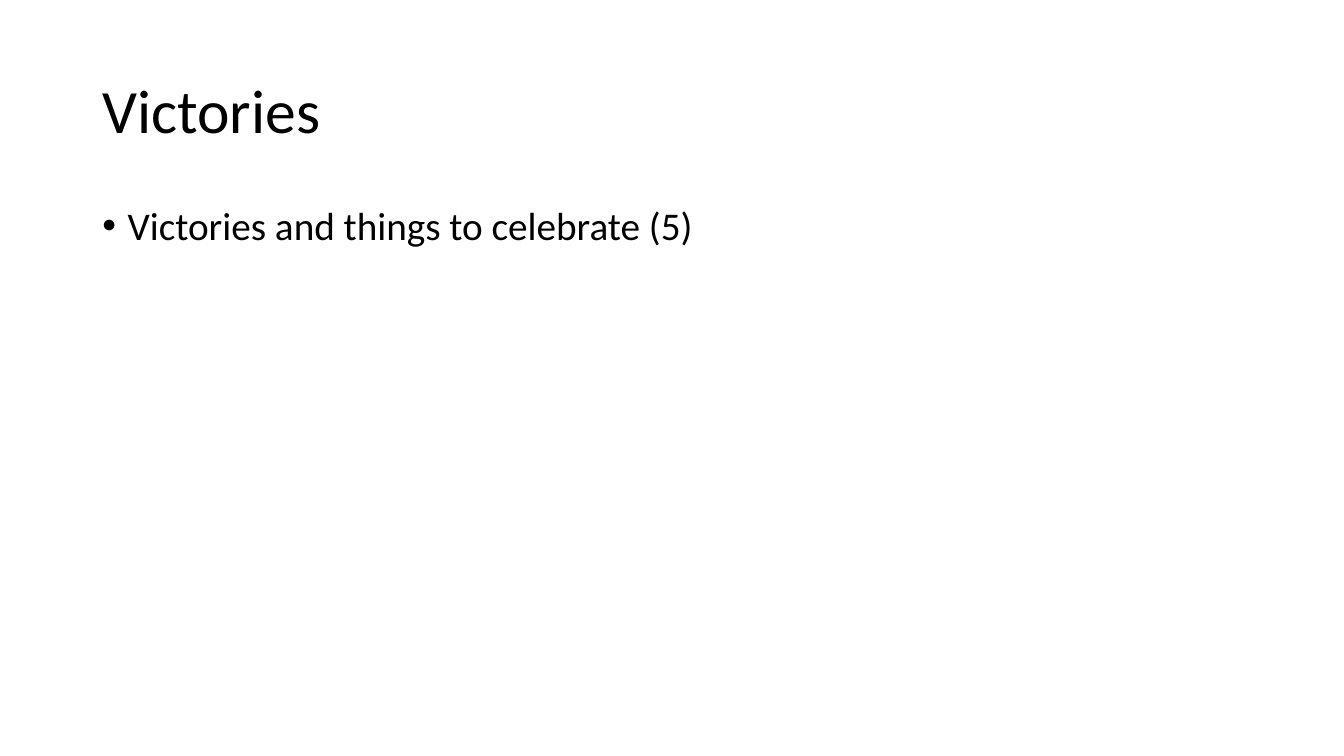
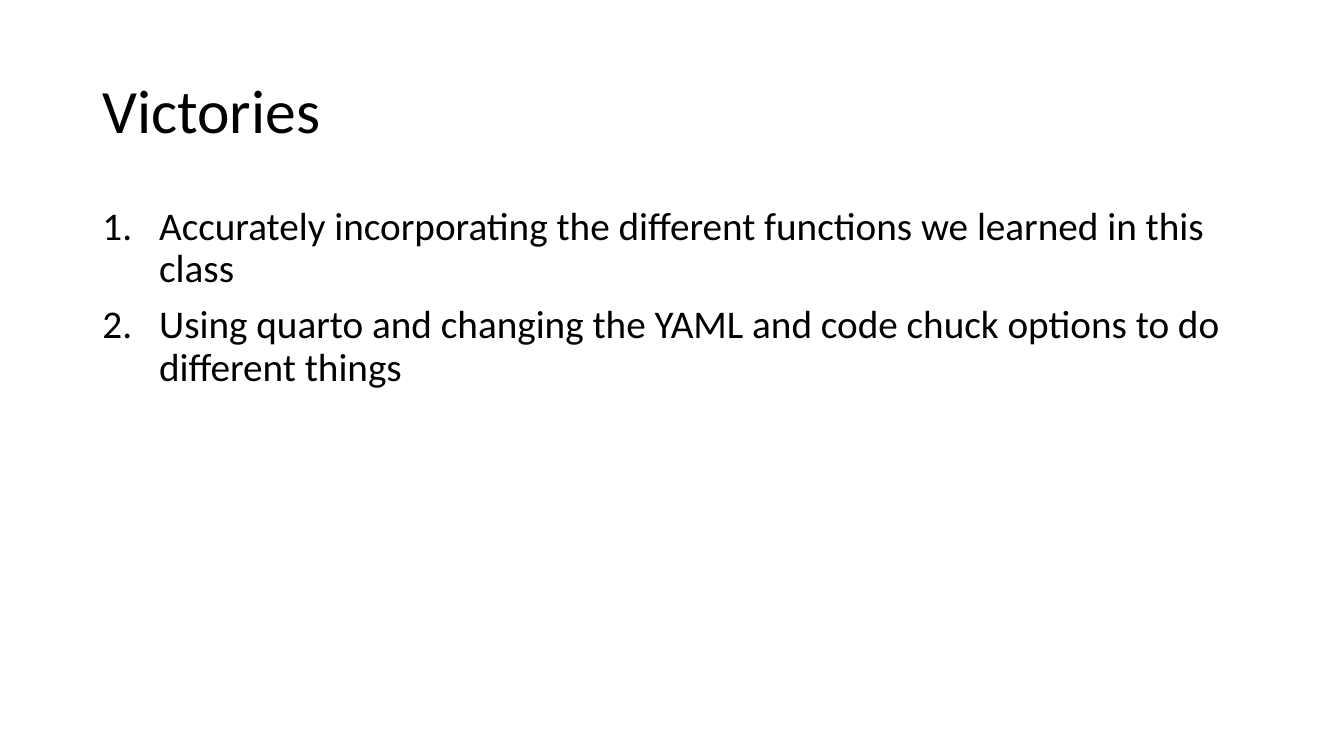
Before and after one commit to apedraza1234/socialfear, a slide deck: slide 11 of class_presentation.pptx (slide 7 before the commit). Drawn at 1344x756 pixels with LibreOffice and Linux fonts; fonts in the diff are those of the drawing. Boxes give left, top, right and bottom in pixels: in the first picture for what was removed or moved away, otherwise in the second. Text is boxed around its words. In the diff, an @@ line names an element or a change of style, - is before the commit and + after.

```diff
--- a/class_presentation.pptx
+++ b/class_presentation.pptx
@@ text at (159,212,1219,388): text changed @@
-• Victories and things to celebrate (5)
+1. Accurately incorporating the different functions we learned in this class
+2. Using quarto and changing the YAML and code chuck options to do different things
```
Also in this commit, not shown: 2 other slides changed, 8 slides added, 4 slides removed, 4 other files.
